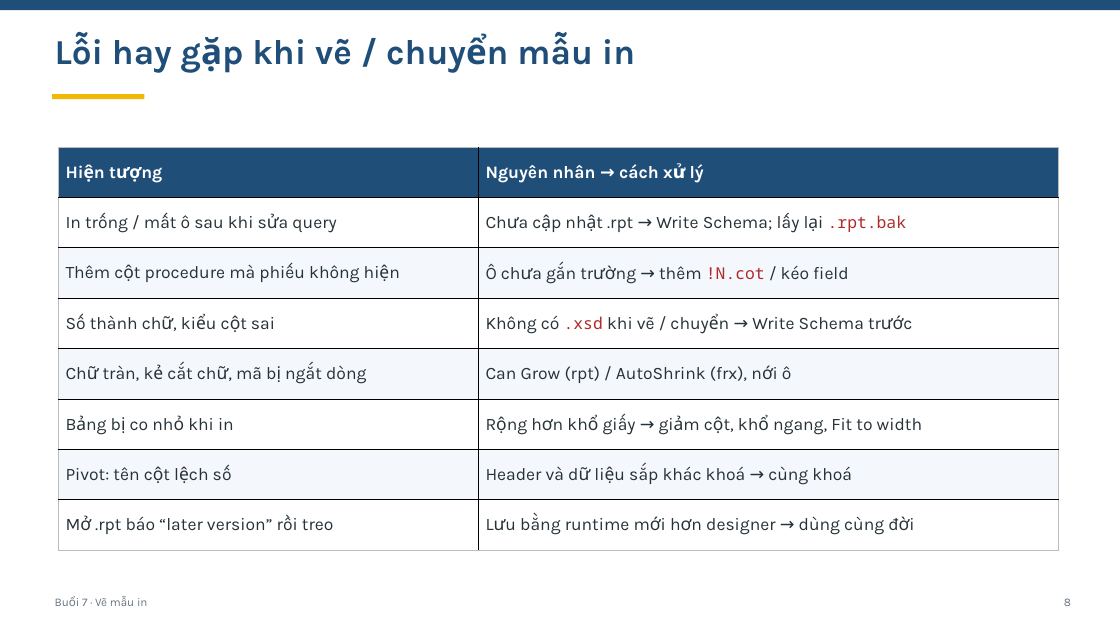
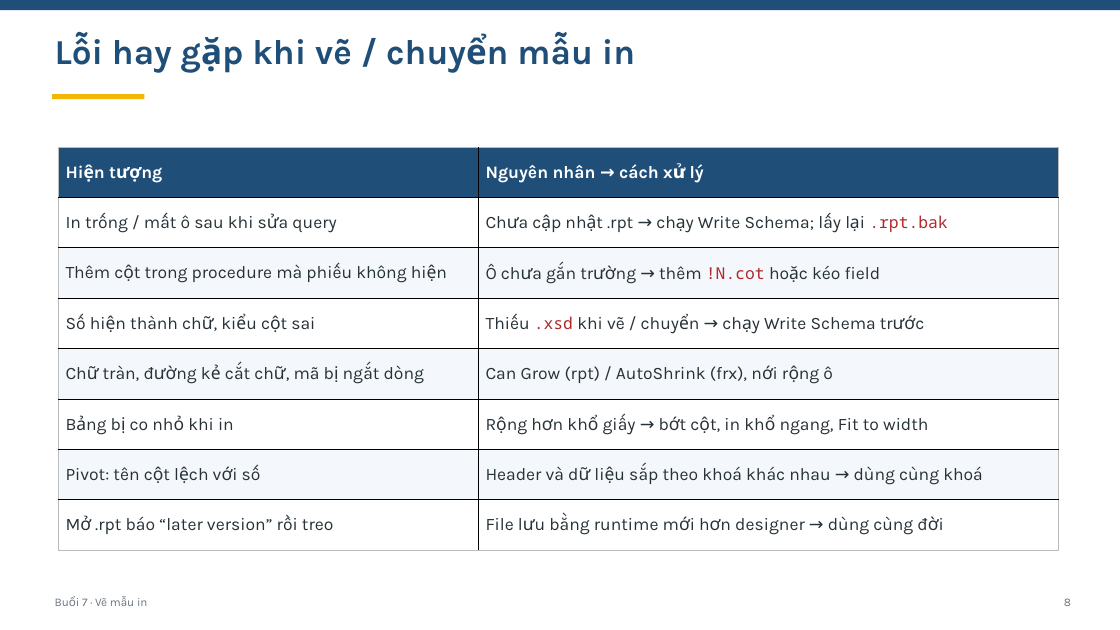
Before and after one commit to Tsunbee/Bcode, a slide deck: slide 8 of docs/DaoTao/Buoi07_VeMauIn.pptx. Drawn at 1120x630 pixels with LibreOffice and Linux fonts; fonts in the diff are those of the drawing. Boxes give left, top, right and bottom in pixels: in the first picture for what was removed or moved away, otherwise in the second. Text is boxed around its words. In the diff, an @@ line names an element or a change of style, - is before the commit and + after.

```diff
--- a/docs/DaoTao/Buoi07_VeMauIn.pptx
+++ b/docs/DaoTao/Buoi07_VeMauIn.pptx
@@ table at box(59, 147, 1059, 550) @@
-row 2, column 2: Chưa cập nhật .rpt → Write Schema; lấy lại .rpt.bak
+row 2, column 2: Chưa cập nhật .rpt → chạy Write Schema; lấy lại .rpt.bak
-row 3, column 1: Thêm cột procedure mà phiếu không hiện
+row 3, column 1: Thêm cột trong procedure mà phiếu không hiện
-row 3, column 2: Ô chưa gắn trường → thêm !N.cot / kéo field
+row 3, column 2: Ô chưa gắn trường → thêm !N.cot hoặc kéo field
-row 4, column 1: Số thành chữ, kiểu cột sai
+row 4, column 1: Số hiện thành chữ, kiểu cột sai
-row 4, column 2: Không có .xsd khi vẽ / chuyển → Write Schema trước
+row 4, column 2: Thiếu .xsd khi vẽ / chuyển → chạy Write Schema trước
-row 5, column 1: Chữ tràn, kẻ cắt chữ, mã bị ngắt dòng
+row 5, column 1: Chữ tràn, đường kẻ cắt chữ, mã bị ngắt dòng
-row 5, column 2: Can Grow (rpt) / AutoShrink (frx), nới ô
+row 5, column 2: Can Grow (rpt) / AutoShrink (frx), nới rộng ô
-row 6, column 2: Rộng hơn khổ giấy → giảm cột, khổ ngang, Fit to width
+row 6, column 2: Rộng hơn khổ giấy → bớt cột, in khổ ngang, Fit to width
-row 7, column 1: Pivot: tên cột lệch số
+row 7, column 1: Pivot: tên cột lệch với số
-row 7, column 2: Header và dữ liệu sắp khác khoá → cùng khoá
+row 7, column 2: Header và dữ liệu sắp theo khoá khác nhau → dùng cùng khoá
-row 8, column 2: Lưu bằng runtime mới hơn designer → dùng cùng đời
+row 8, column 2: File lưu bằng runtime mới hơn designer → dùng cùng đời
```
Also in this commit, not shown: 8 other slides changed, 27 other files.
